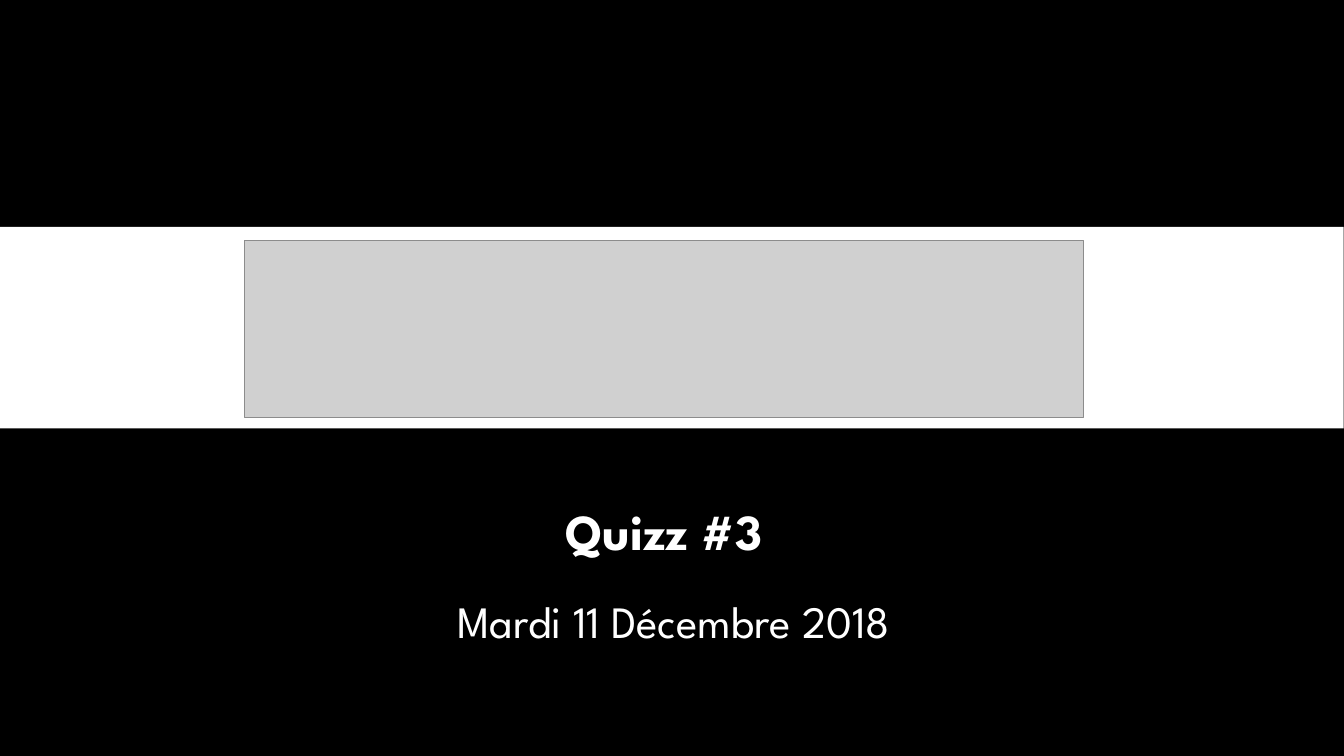
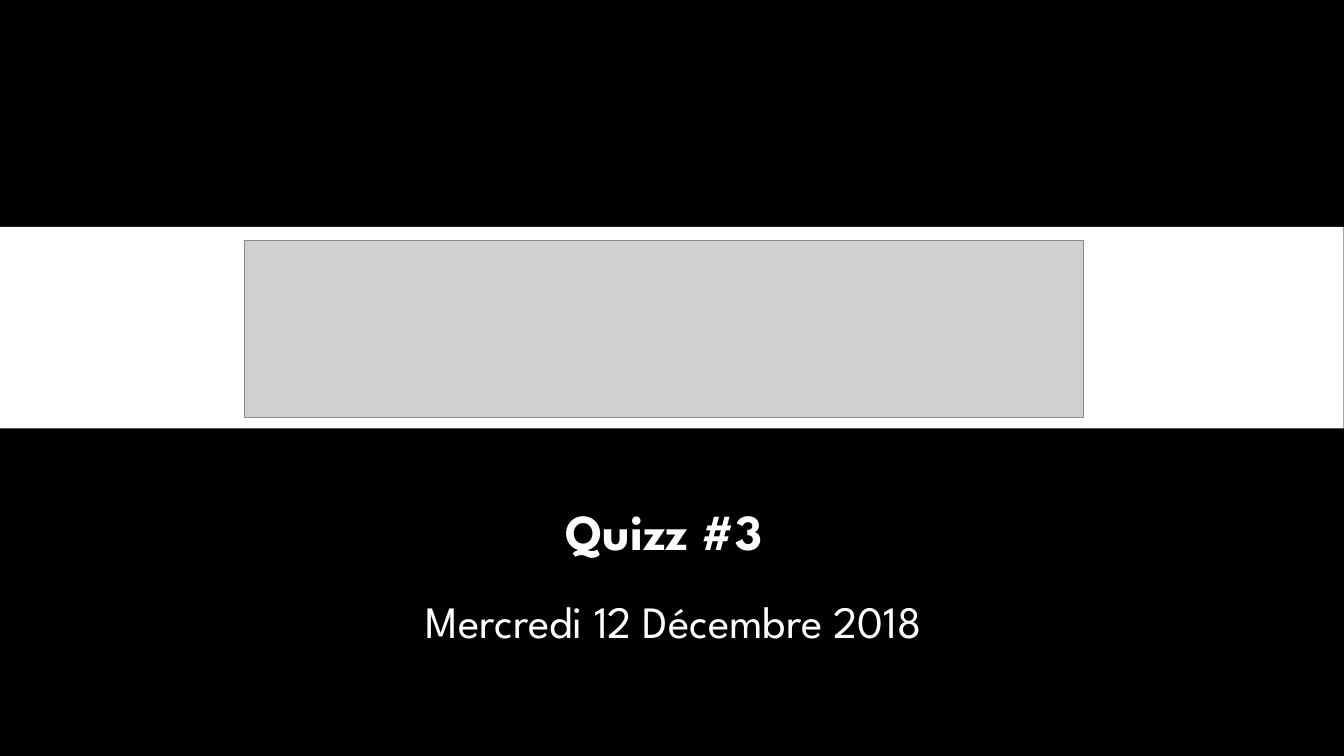
Before and after one commit to EOSCogniton/Intergen, a slide deck: slide 1 of 08_Quizz_competition/2018_Quizz3.pptx. Drawn at 1344x756 pixels with LibreOffice and Linux fonts; fonts in the diff are those of the drawing; grey boxes stand for pictures; background and template pictures are left out. Boxes give left, top, right and bottom in pixels: in the first picture for what was removed or moved away, otherwise in the second. Text is boxed around its words. In the diff, an @@ line names an element or a change of style, - is before the commit and + after.

```diff
--- a/08_Quizz_competition/2018_Quizz3.pptx
+++ b/08_Quizz_competition/2018_Quizz3.pptx
@@ text at bbox=[426, 607, 922, 639]: text changed @@
-Mardi 11 Décembre 2018
+Mercredi 12 Décembre 2018
```
Also in this commit, not shown: 4 other slides changed.
